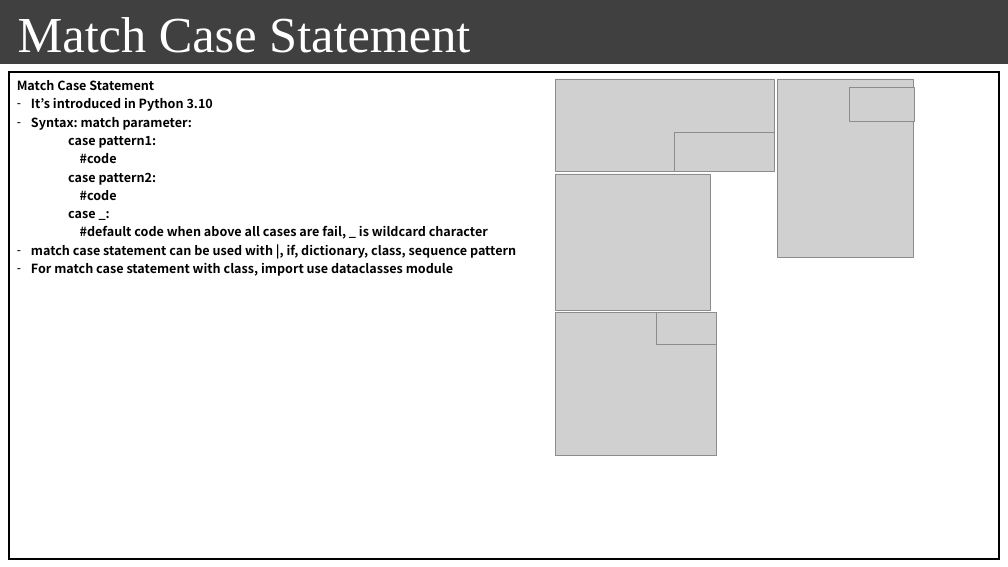
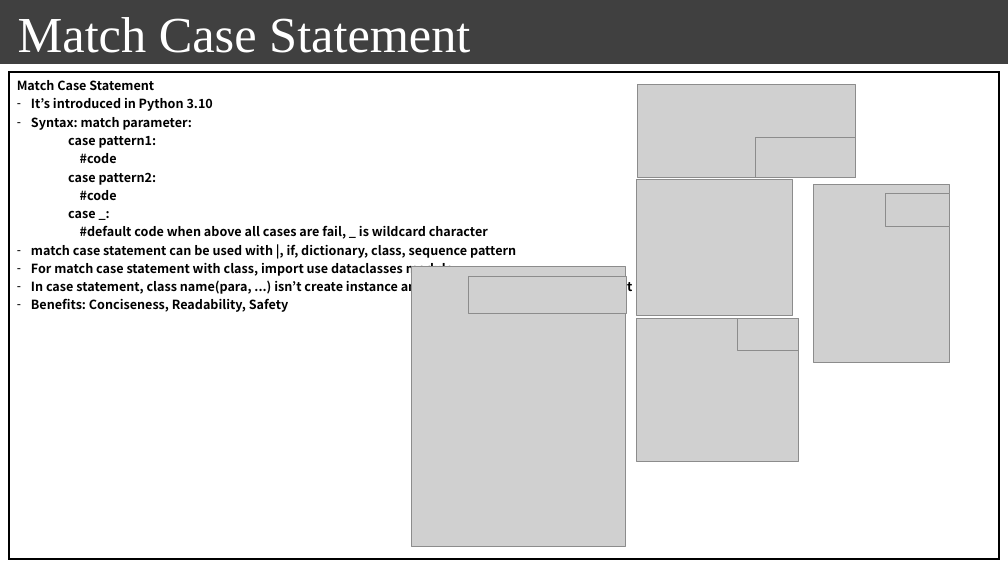
Before and after one commit to seonghokim/Study, a slide deck: slide 33 of Study Material/[ENG] everything in python.pptx (slide 31 before the commit). Drawn at 1008x567 pixels with LibreOffice and Linux fonts; fonts in the diff are those of the drawing; grey boxes stand for pictures; background and template pictures are left out. Boxes give left, top, right and bottom in pixels: in the first picture for what was removed or moved away, otherwise in the second. Text is boxed around its words. In the diff, an @@ line names an element or a change of style, - is before the commit and + after.

```diff
--- a/Study Material/[ENG] everything in python.pptx
+++ b/Study Material/[ENG] everything in python.pptx
@@ table at [9,73,1000,559] @@
-row 1, column 1: Match Case Statement / It’s introduced in Python 3.10 / Syntax: match parameter: / case pattern1: / #code / case pattern2: / #code / case _: / #default code when above all cases are fail, _ is wildcard character / match case statement can be used with |, if, dictionary, class, sequence pattern / For match case statement with class, import use dataclasses module
+row 1, column 1: Match Case Statement / It’s introduced in Python 3.10 / Syntax: match parameter: / case pattern1: / #code / case pattern2: / #code / case _: / #default code when above all cases are fail, _ is wildcard character / match case statement can be used with |, if, dictionary, class, sequence pattern / For match case statement with class, import use dataclasses module / In case statement, class name(para, ...) isn’t create instance and just compares instance argument / Benefits: Conciseness, Readability, Safety
@@ picture: place and size @@
-picture at [778,79,914,257]
+picture at [814,185,950,362]
@@ picture: place and size @@
-picture at [849,88,914,122]
+picture at [885,193,951,227]
@@ picture added at [411,266,625,546] @@
@@ picture added at [468,277,626,313] @@
@@ 5 pictures: place and size @@
-5 pictures at [555,79,774,455]
+5 pictures at [637,85,856,461]
```
Also in this commit, not shown: 2 other slides changed, 3 slides added, 2 other files.
